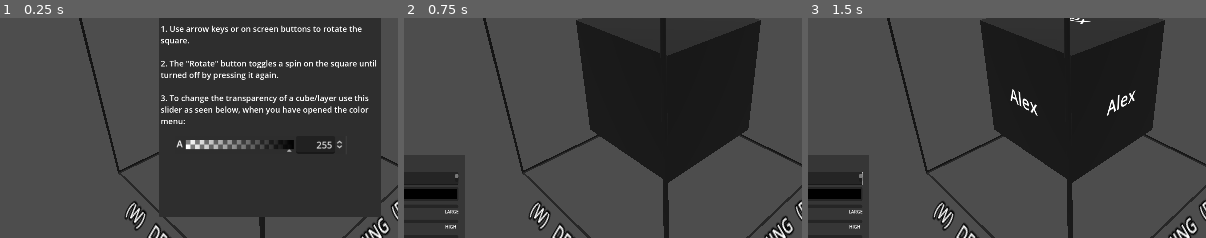
Above: before the commit, frames 1-3 (left to right).
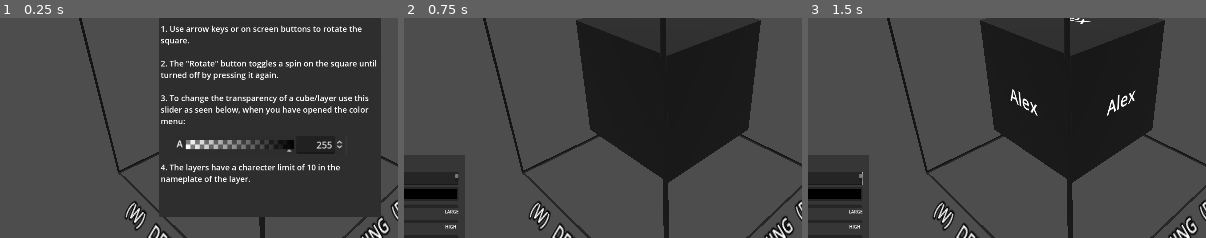
Above: after the commit, the same moments.

Repository: Maxi0272/DDU-eksamen
Game: Godot game, scene res://main.tscn
Two runs of this game, one before a commit and one after it. Both use one fixed random seed, a clock stepped at 60 frames per second and the inputs below.
Inputs (mouse positions are % of the whole screen's width and height, from its top left):
- Up to frame 1 (0.25 s): no input
- Up to frame 2 (0.75 s): click "+ Add new" at 0.5 s
- Up to frame 3 (1.5 s): click (16, 66) at 1.27 s; type "Alex" at 1.35 s
The pictures show only the part of the screen within x 16-66%, y 30-80%; the shares and areas given below are measured in that part.

The runs differ from the first frame. In frame 1, 0.9% of the frame differs, in the area x 40-86%, y 66-76%; in frame 2, nothing differs; in frame 3, nothing differs.

Commit message:
Infoboks tilføjet punkt 4

Diff:
--- a/Program/main.tscn
+++ b/Program/main.tscn
@@ -139,7 +139,11 @@
 
 2. The \"Rotate\" button toggles a spin on the square until turned off by pressing it again.
 
-3. To change the transparency of a cube/layer use this slider as seen below, when you have opened the color menu:"
+3. To change the transparency of a cube/layer use this slider as seen below, when you have opened the color menu:
+
+
+
+4. The layers have a charecter limit of 10 in the nameplate of the layer. "
 fit_content = true
 
 [node name="Sprite2D" type="Sprite2D" parent="Canvas_layer/HUD/PopupPanel/VBoxContainer"]
